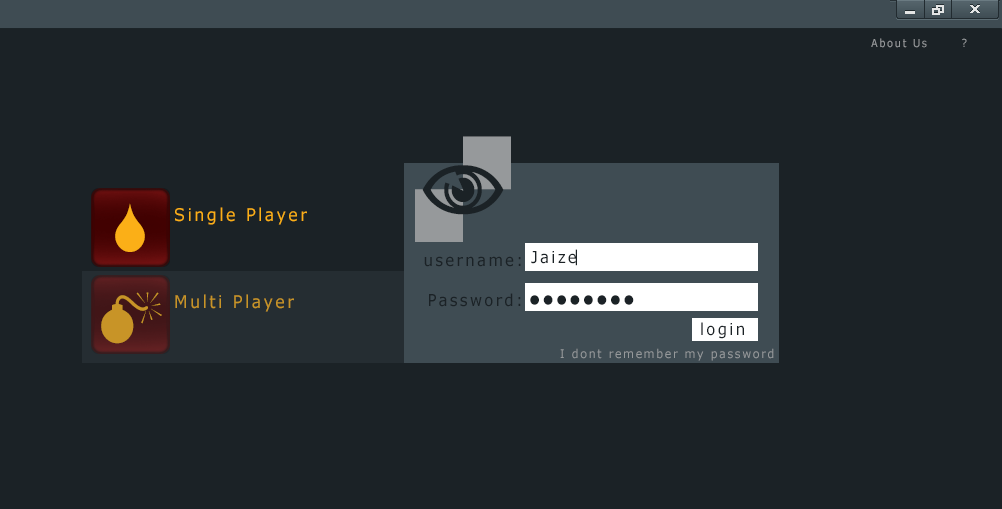
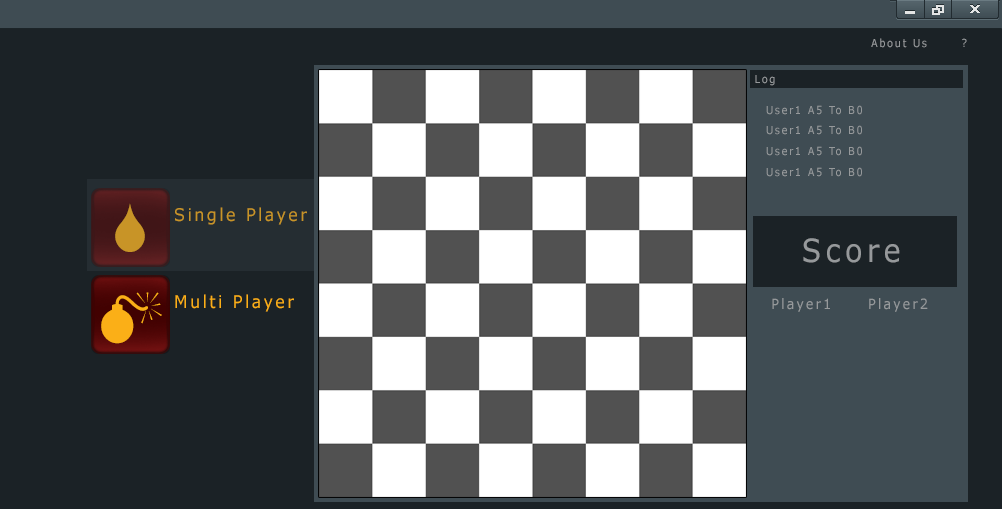
Two versions of the same layered image (1002x509). Layer-by-layer changes:
showed group "single" (13 layers) over (87, 65, 968, 502)
hid group "1rst multi" (17 layers) over (82, 136, 779, 363)
painted on "Rectangle arrondi 1" (1st of 2, in "Groupe 2 copie" › "But" › "Groupe 1") over (91, 275, 170, 354)
painted on "Rectangle arrondi 1" (2nd of 2, in "Groupe 2" › "But" › "Groupe 1") over (91, 188, 170, 267)
